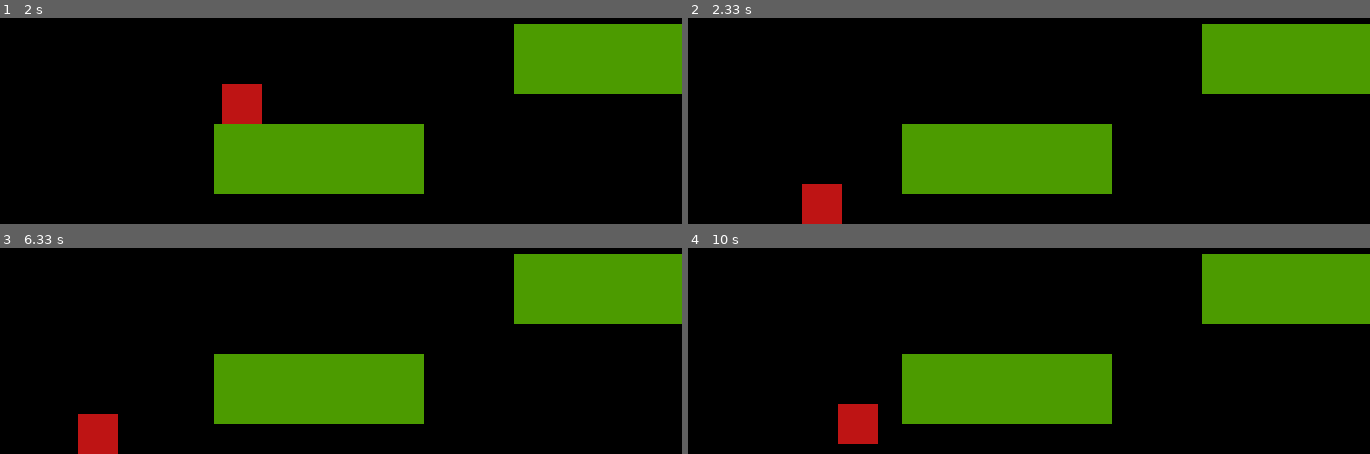
Above: before the commit, frames 1-4 (two rows, left to right).
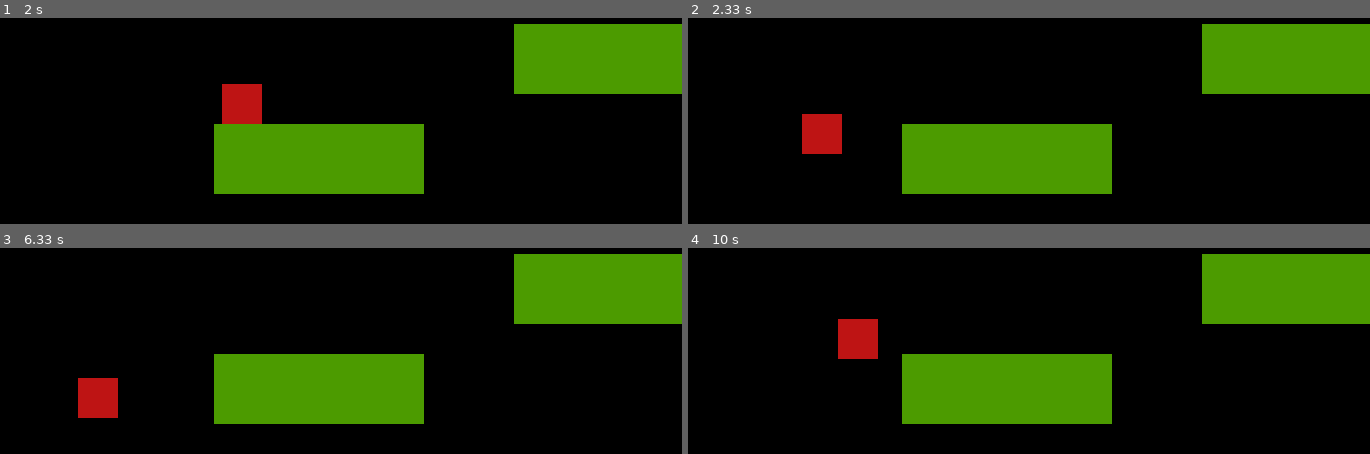
Above: after the commit, the same moments.

Repository: kerfootj/pygames
Game: pygame game, started from Platformer/platformer.py
Same seed, same stepped clock (60 frames per second), same inputs: the game is played once before the commit and once after it.
Inputs:
- Up to frame 1 (2 s): hold Right 0.33-0.8 s; hold Up 0.83-1.13 s; hold Right 1.17-1.63 s; hold Left from 1.67 s (still down)
- Up to frame 2 (2.33 s): release Left at 2.2 s; hold Left from 2.23 s (still down)
- Up to frame 3 (6.33 s): release Left at 2.63 s; hold Up 2.67-3.03 s; hold Right 3.07-3.7 s; hold Left 3.73-4.2 s; hold Right 4.23-4.7 s; hold Up 4.73-5.03 s; hold Right 5.07-5.53 s; hold Left 5.57-6.1 s; hold Left from 6.13 s (still down)
- Up to frame 4 (10 s): release Left at 6.53 s; hold Up 6.57-6.93 s; hold Right 6.97-7.6 s; hold Left 7.63-8.1 s; hold Right 8.13-8.6 s; hold Up 8.63-8.93 s; hold Right 8.97-9.43 s; hold Left from 9.47 s (still down)

Frame 1 is identical in both runs. In frame 2, 2.3% of the frame differs, in the area x 16-23%, y 46-100%; in frame 3, 2.0%; in frame 4, 2.3%.

Commit message:
Added moving platforms and fixed the player from falling through blocks

Diff:
--- a/Platformer/blocks/moving_platform.py
+++ b/Platformer/blocks/moving_platform.py
@@ -22,18 +22,13 @@
 		self.rect.x += self.change_x
 
 		# Check for collision with player
-		hit = pygame.sprite.collide_rect(self, self.player)
-		if hit:
-			# We did hit the player. Shove the player around and
-			# assume he/she won't hit anything else.
+		if self.change_x != 0:
+			if self.rect.top == self.player.rect.bottom:
+				if self.player.rect.centerx in range(self.rect.left, self.rect.right):
 
-			# If we are moving right, set our right side
-			# to the left side of the item we hit
-			if self.change_x < 0:
-				self.player.rect.right = self.rect.left
-			else:
-				# Otherwise if we are moving left, do the opposite.
-				self.player.rect.left = self.rect.right
+					# Move the player on the platform
+					self.player.rect.centerx += self.change_x
+					self.player.change_y = 0
 
 		# Move up/down
 		self.rect.y += self.change_y
--- a/Platformer/levels/__init__.py
+++ b/Platformer/levels/__init__.py
@@ -2,3 +2,4 @@
 
 from levels.level import Level
 from levels.level_01 import Level_01
+from levels.level_02 import Level_02
--- /dev/null
+++ b/Platformer/levels/level_02.py
@@ -0,0 +1,38 @@
+import pygame
+from pygame.locals import *
+from levels.level import Level
+from blocks import *
+
+class Level_02(Level):
+
+	def __init__(self, player):
+		# Call the parent constructor
+		Level.__init__(self, player)
+
+		self.level_limit = -1000
+
+		# Array with type of platform, and x, y location of the platform.
+		level = [[210, 70, 500, 550],
+				 [210, 70, 800, 400],
+				 [210, 70, 1000, 500],
+				 [210, 70, 1120, 280],
+				 ]
+
+		# Go through the array above and add platforms
+		for platform in level:
+			block = Platform(platform[0], platform[1])
+			block.rect.x = platform[2]
+			block.rect.y = platform[3]
+			block.player = self.player
+			self.platform_list.add(block)
+
+		# Add a custom moving platform
+		block = MovingPlatform(70, 70)
+		block.rect.x = 1500
+		block.rect.y = 300
+		block.boundary_top = 100
+		block.boundary_bottom = 550
+		block.change_y = -1
+		block.player = self.player
+		block.level = self
+		self.platform_list.add(block)
--- a/Platformer/platformer.py
+++ b/Platformer/platformer.py
@@ -24,6 +24,7 @@
 	# Create all the levels
 	level_list = []
 	level_list.append(Level_01(player))
+	level_list.append(Level_02(player))
 
 	# Set the current level
 	current_level_no = 0
--- a/Platformer/player.py
+++ b/Platformer/player.py
@@ -27,6 +27,8 @@
 		self.change_x = 0
 		self.change_y = 0
 
+		jumps = 0
+
 		self.level = None
 
 	def update(self):
@@ -55,13 +57,14 @@
 			# Moving down
 			if self.change_y > 0:
 				self.rect.bottom = block.rect.top
+				self.change_y = 0
 			elif self.change_y < 0:
 				self.rect.top = block.rect.bottom
 
 	def calc_grav(self):
 
 		if self.change_y == 0:
-			self.change_y = 1
+			self.change_y = 0.2
 		else:
 			self.change_y += .35
 
@@ -80,6 +83,12 @@
 		# If player is on a surface ie not falling
 		if len(platform_hit_list) > 0 or self.rect.bottom >= WINDOW_HEIGHT:
 			self.change_y = -10
+			self.jumps = 1
+
+		# Double jump
+		elif self.jumps == 1:
+			self.change_y = -6.5
+			self.jumps = 0
 
 	# Player movement
 	def go_right(self):
